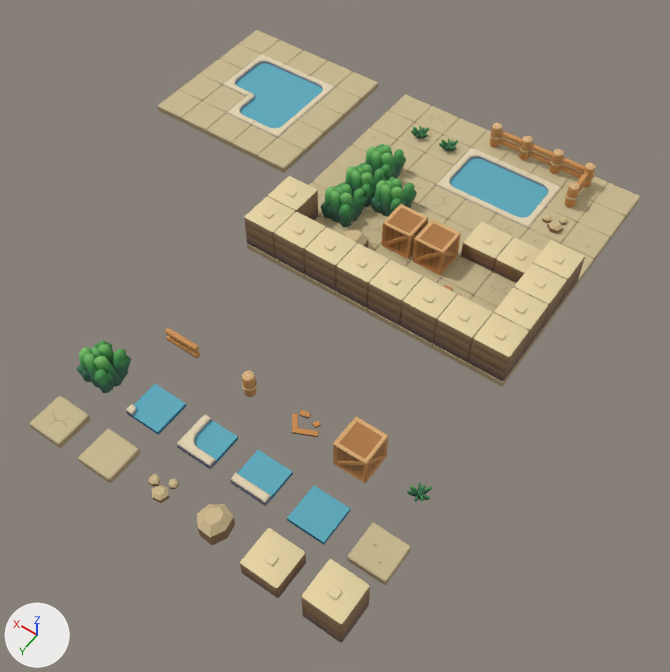
Two versions of the Blender file Assets/Game/Shared/Kits/canyon/canyon_kit.blend, one commit apart.
One viewpoint serves both versions: a 50 mm lens placed at (-4.24, 5.96, 18.46), pointed at (4.63, -6.45, -1.05). Arrows for +X, +Y and +Z are at lower left; the lights stay in place. The first picture is the older version.

Names of what the first picture shows: 'bush_1x1', 'cliff_block', 'cliff_block_0_7', 'cliff_block_1_7', 'cliff_block_2_7', 'cliff_block_3_7', 'cliff_block_4_7', 'cliff_block_6_7', 'cliff_block_7_7', 'cliff_block_low', 'crate', 'sand_tile_pebbles', 'water_tile' and 121 more.
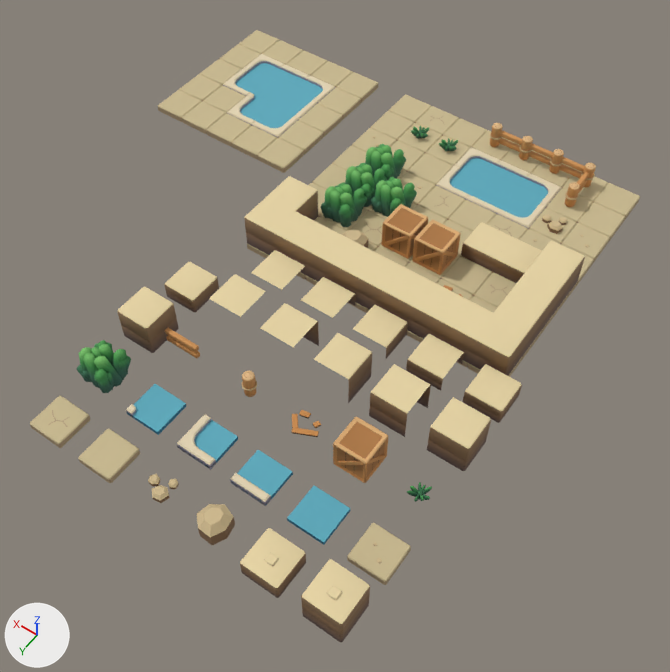
Boxes [x1, y1, x2, y2] around the edits, measured in the pictures (670 x 672 px):
'wall_end', added (beige): after [427, 397, 491, 471]
'cliff_block_0_7', reshaped: before [469, 313, 529, 381]; after [468, 312, 530, 376]
'wall_straight', added (beige): after [369, 364, 431, 437]
'wall_pillar', added (brown): after [117, 287, 179, 353]
'wall_end_low', added (beige): after [463, 364, 522, 423]
'wall_corner', added (beige): after [314, 333, 372, 403]
'wall_straight_low', added (beige): after [406, 334, 464, 391]
'wall_pillar_low', added (beige): after [164, 262, 219, 312]
'cliff_block_7_7', reshaped: before [244, 197, 295, 258]; after [244, 196, 296, 255]
'wall_t', added (beige): after [260, 303, 319, 348]
'wall_corner_low', added (beige): after [353, 305, 408, 360]
'wall_cross', added (beige): after [209, 274, 266, 318]
'wall_t_low', added (beige): after [301, 277, 356, 318]
'wall_cross_low', added (beige): after [251, 250, 306, 290]

What changed in the scene script:
```text
Add me_wall_corner:
    me_wall_corner.from_pydata(...)  # 59 vertices, 37 faces; spans x -0.5..0.5, y -0.5..0.5, z 0.0..1.0
    me_wall_corner.polygons.foreach_set('use_smooth', [True] * 37)
    me_wall_corner.materials.append(mat_canyon_palette)  # picture img_canyon_palette
Change ob_cliff_block_0_7:
    ob_cliff_block_0_7: bpy.data.objects.new('cliff_block_0_7', me_cliff_block) -> bpy.data.objects.new('cliff_block_0_7', me_wall_corner)
Change ob_cliff_block_7_7:
    ob_cliff_block_7_7: bpy.data.objects.new('cliff_block_7_7', me_cliff_block) -> bpy.data.objects.new('cliff_block_7_7', me_wall_corner)
Add ob_wall_cross_low:
    ob_wall_cross_low = bpy.data.objects.new('wall_cross_low', me_wall_cross_low)  # 84 vertices, 49 faces; spans x -0.5..0.5, y -0.5..0.5, z 0.0..0.5; in mat_canyon_palette (picture img_canyon_palette)
    ob_wall_cross_low.location = (6.4, -6.4, 0.0)
Add ob_wall_t_low:
    ob_wall_t_low = bpy.data.objects.new('wall_t_low', me_wall_t_low)  # 62 vertices, 33 faces; spans x -0.5..0.5, y -0.5..0.5, z 0.0..0.5; in mat_canyon_palette (picture img_canyon_palette)
    ob_wall_t_low.location = (4.8, -6.4, 0.0)
Add ob_wall_corner_low:
    ob_wall_corner_low = bpy.data.objects.new('wall_corner_low', me_wall_corner_low)  # 59 vertices, 37 faces; spans x -0.5..0.5, y -0.5..0.5, z 0.0..0.5; in mat_canyon_palette (picture img_canyon_palette)
    ob_wall_corner_low.location = (3.2, -6.4, 0.0)
Add ob_wall_straight_low:
    ob_wall_straight_low = bpy.data.objects.new('wall_straight_low', me_wall_straight_low)  # 40 vertices, 17 faces; spans x -0.5..0.5, y -0.5..0.5, z 0.0..0.5; in mat_canyon_palette (picture img_canyon_palette)
    ob_wall_straight_low.location = (1.6, -6.4, 0.0)
Add ob_wall_end_low:
    ob_wall_end_low = bpy.data.objects.new('wall_end_low', me_wall_end_low)  # 56 vertices, 41 faces; spans x -0.5..0.5, y -0.5..0.5, z 0.0..0.5; in mat_canyon_palette (picture img_canyon_palette)
    ob_wall_end_low.location = (0.0, -6.4, 0.0)
Add ob_wall_pillar_low:
    ob_wall_pillar_low = bpy.data.objects.new('wall_pillar_low', me_wall_pillar_low)  # 72 vertices, 65 faces; spans x -0.5..0.5, y -0.5..0.5, z 0.0..0.5; in mat_canyon_palette (picture img_canyon_palette)
    ob_wall_pillar_low.location = (8.0, -4.8, 0.0)
Add ob_wall_cross:
    ob_wall_cross = bpy.data.objects.new('wall_cross', me_wall_cross)  # 84 vertices, 49 faces; spans x -0.5..0.5, y -0.5..0.5, z 0.0..1.0; in mat_canyon_palette (picture img_canyon_palette)
    ob_wall_cross.location = (6.4, -4.8, 0.0)
Add ob_wall_t:
    ob_wall_t = bpy.data.objects.new('wall_t', me_wall_t)  # 62 vertices, 33 faces; spans x -0.5..0.5, y -0.5..0.5, z 0.0..1.0; in mat_canyon_palette (picture img_canyon_palette)
    ob_wall_t.location = (4.8, -4.8, 0.0)
Add ob_wall_corner:
    ob_wall_corner = bpy.data.objects.new('wall_corner', me_wall_corner)
    ob_wall_corner.location = (3.2, -4.8, 0.0)
Add ob_wall_straight:
    ob_wall_straight = bpy.data.objects.new('wall_straight', me_wall_straight)  # 40 vertices, 17 faces; spans x -0.5..0.5, y -0.5..0.5, z 0.0..1.0; in mat_canyon_palette (picture img_canyon_palette)
    ob_wall_straight.location = (1.6, -4.8, 0.0)
Add ob_wall_end:
    ob_wall_end = bpy.data.objects.new('wall_end', me_wall_end)  # 56 vertices, 41 faces; spans x -0.5..0.5, y -0.5..0.5, z 0.0..1.0; in mat_canyon_palette (picture img_canyon_palette)
    ob_wall_end.location = (0.0, -4.8, 0.0)
Add ob_wall_pillar:
    ob_wall_pillar = bpy.data.objects.new('wall_pillar', me_wall_pillar)  # 72 vertices, 65 faces; spans x -0.5..0.5, y -0.5..0.5, z 0.0..1.0; in mat_canyon_palette (picture img_canyon_palette)
    ob_wall_pillar.location = (8.0, -3.2, 0.0)
```
